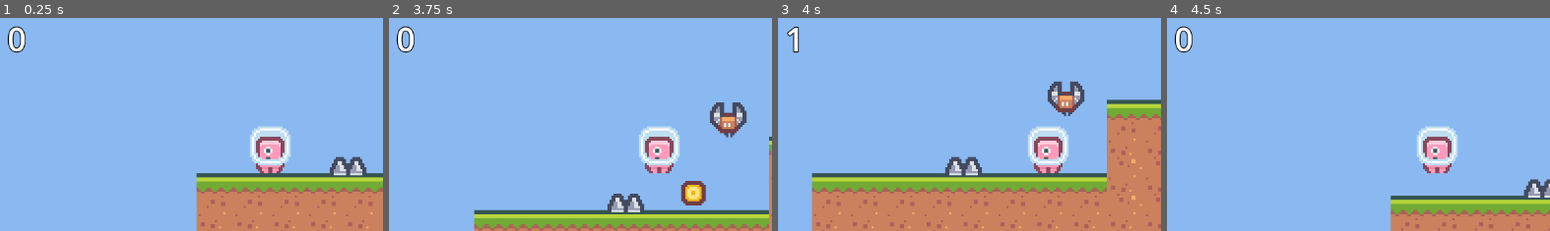
Above: before the commit, frames 1-4 (left to right).
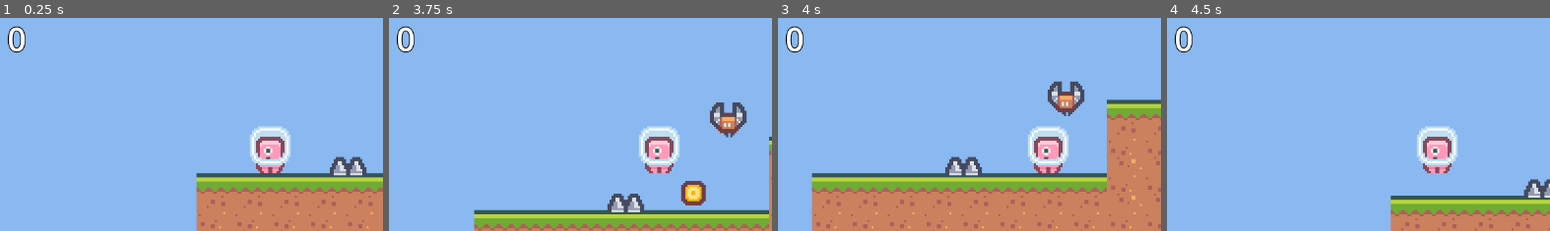
Above: after the commit, the same moments.

Repository: jonathanhecl/godot-platform
Game: Godot game, scene res://scenes/level1.tscn
The game is run twice, just before and just after one commit, with the same random seed, the same clock (stepped at 60 frames per second) and the same inputs.
Inputs:
- Up to frame 1 (0.25 s): no input
- Up to frame 2 (3.75 s): hold Right 0.53-2.03 s; tap Up at 0.77, 1.52, 3.02 s; hold Left 2.03-2.78 s; hold Right from 2.78 s (still down)
- Up to frame 3 (4 s): keep holding Right; tap Up at 3.77 s
- Up to frame 4 (4.5 s): release Right at 4.28 s; hold Left from 4.28 s (still down)
The pictures show only the part of the screen within x 13-63%, y 8-58%; the shares and areas given below are measured in that part.

Frames 1-2 are identical in both runs. In frame 3, 0.4% of the frame differs, in the area x 2-7%, y 3-17%; in frame 4, nothing differs.
Error after the commit: Invalid assignment of property or key 'text' with value of type 'String' on a base object of type 'null instance'. (res://scenes/Player.gd:34)

Commit message:
End game flag

Diff:
--- /dev/null
+++ b/scenes/EndFlag.gd
@@ -0,0 +1,7 @@
+extends Area2D
+
+@export_file("*.tscn") var next_scene
+
+func _on_body_entered(body):
+	if body.is_in_group("Player"):
+		get_tree().change_scene_to_file(next_scene)
--- a/scenes/level1.tscn
+++ b/scenes/level1.tscn
@@ -1,11 +1,12 @@
 [gd_scene load_steps=11 format=3 uid="uid://camf5g2fa7oy0"]
 
 [ext_resource type="Texture2D" uid="uid://biwond464pw3f" path="res://assets/Tiles/tiles_packed.png" id="1_otrao"]
-[ext_resource type="Texture2D" uid="uid://c3nvqgsbwhv3a" path="res://assets/Characters/character_0004.png" id="2_geyfg"]
-[ext_resource type="Script" path="res://scenes/Player.gd" id="2_hid07"]
+[ext_resource type="PackedScene" uid="uid://cccho17loggph" path="res://scenes/player.tscn" id="2_imrda"]
 [ext_resource type="PackedScene" uid="uid://cx2h0hkn81g4n" path="res://scenes/enemy.tscn" id="4_so3ms"]
 [ext_resource type="PackedScene" uid="uid://b7afut15mi3jj" path="res://scenes/spikes.tscn" id="5_hiswy"]
 [ext_resource type="PackedScene" uid="uid://bbt4dbv5h2y8v" path="res://scenes/coin.tscn" id="6_jqcqo"]
+[ext_resource type="Script" path="res://scenes/EndFlag.gd" id="7_4mvv8"]
+[ext_resource type="Texture2D" uid="uid://cop47aoytyxtb" path="res://assets/Objects/tile_0112.png" id="7_cx3s6"]
 
 [sub_resource type="TileSetAtlasSource" id="TileSetAtlasSource_cleoh"]
 texture = ExtResource("1_otrao")
@@ -605,14 +606,7 @@
 physics_layer_0/collision_layer = 1
 sources/0 = SubResource("TileSetAtlasSource_cleoh")
 
-[sub_resource type="CapsuleShape2D" id="CapsuleShape2D_8p2uo"]
-radius = 7.0
-height = 24.0
-
-[sub_resource type="LabelSettings" id="LabelSettings_peanv"]
-font_size = 48
-outline_size = 5
-outline_color = Color(0, 0, 0, 1)
+[sub_resource type="RectangleShape2D" id="RectangleShape2D_a4t32"]
 
 [node name="Main" type="Node2D"]
 
@@ -621,30 +615,7 @@
 format = 2
 layer_0/tile_data = PackedInt32Array(65530, 131072, 1, 65531, 131072, 1, 65532, 131072, 1, 65533, 131072, 1, 65534, 131 …(2076 unchanged characters)…
 
-[node name="Player" type="CharacterBody2D" parent="." node_paths=PackedStringArray("ScoreLabel") groups=["Player"]]
-position = Vector2(-72, -28)
-script = ExtResource("2_hid07")
-ScoreLabel = NodePath("CanvasLayer/ScoreText")
-
-[node name="Sprite" type="Sprite2D" parent="Player"]
-texture = ExtResource("2_geyfg")
-
-[node name="CollisionShape2D" type="CollisionShape2D" parent="Player"]
-shape = SubResource("CapsuleShape2D_8p2uo")
-
-[node name="Camera2D" type="Camera2D" parent="Player"]
-position = Vector2(0, 28)
-zoom = Vector2(3, 3)
-
-[node name="CanvasLayer" type="CanvasLayer" parent="Player"]
-
-[node name="ScoreText" type="Label" parent="Player/CanvasLayer"]
-offset_left = 37.0
-offset_top = 45.0
-offset_right = 217.0
-offset_bottom = 115.0
-text = "Score: 0"
-label_settings = SubResource("LabelSettings_peanv")
+[node name="Player" parent="." instance=ExtResource("2_imrda")]
 
 [node name="Enemy" parent="." instance=ExtResource("4_so3ms")]
 
@@ -674,3 +645,16 @@
 
 [node name="Coin4" parent="." instance=ExtResource("6_jqcqo")]
 position = Vector2(586, -103)
+
+[node name="EndFlag" type="Area2D" parent="."]
+position = Vector2(650, -98)
+script = ExtResource("7_4mvv8")
+next_scene = "res://scenes/level1.tscn"
+
+[node name="Sprite" type="Sprite2D" parent="EndFlag"]
+texture = ExtResource("7_cx3s6")
+
+[node name="CollisionShape2D" type="CollisionShape2D" parent="EndFlag"]
+shape = SubResource("RectangleShape2D_a4t32")
+
+[connection signal="body_entered" from="EndFlag" to="EndFlag" method="_on_body_entered"]
--- /dev/null
+++ b/scenes/player.tscn
@@ -0,0 +1,38 @@
+[gd_scene load_steps=5 format=3 uid="uid://cccho17loggph"]
+
+[ext_resource type="Script" path="res://scenes/Player.gd" id="1_80ffs"]
+[ext_resource type="Texture2D" uid="uid://c3nvqgsbwhv3a" path="res://assets/Characters/character_0004.png" id="2_selr5"]
+
+[sub_resource type="CapsuleShape2D" id="CapsuleShape2D_8p2uo"]
+radius = 7.0
+height = 24.0
+
+[sub_resource type="LabelSettings" id="LabelSettings_peanv"]
+font_size = 48
+outline_size = 5
+outline_color = Color(0, 0, 0, 1)
+
+[node name="Player" type="CharacterBody2D" node_paths=PackedStringArray("ScoreLabel") groups=["Player"]]
+position = Vector2(-72, -28)
+script = ExtResource("1_80ffs")
+ScoreLabel = NodePath("")
+
+[node name="Sprite" type="Sprite2D" parent="."]
+texture = ExtResource("2_selr5")
+
+[node name="CollisionShape2D" type="CollisionShape2D" parent="."]
+shape = SubResource("CapsuleShape2D_8p2uo")
+
+[node name="Camera2D" type="Camera2D" parent="."]
+position = Vector2(0, 28)
+zoom = Vector2(3, 3)
+
+[node name="CanvasLayer" type="CanvasLayer" parent="."]
+
+[node name="ScoreText" type="Label" parent="CanvasLayer"]
+offset_left = 37.0
+offset_top = 45.0
+offset_right = 217.0
+offset_bottom = 115.0
+text = "Score: 0"
+label_settings = SubResource("LabelSettings_peanv")
